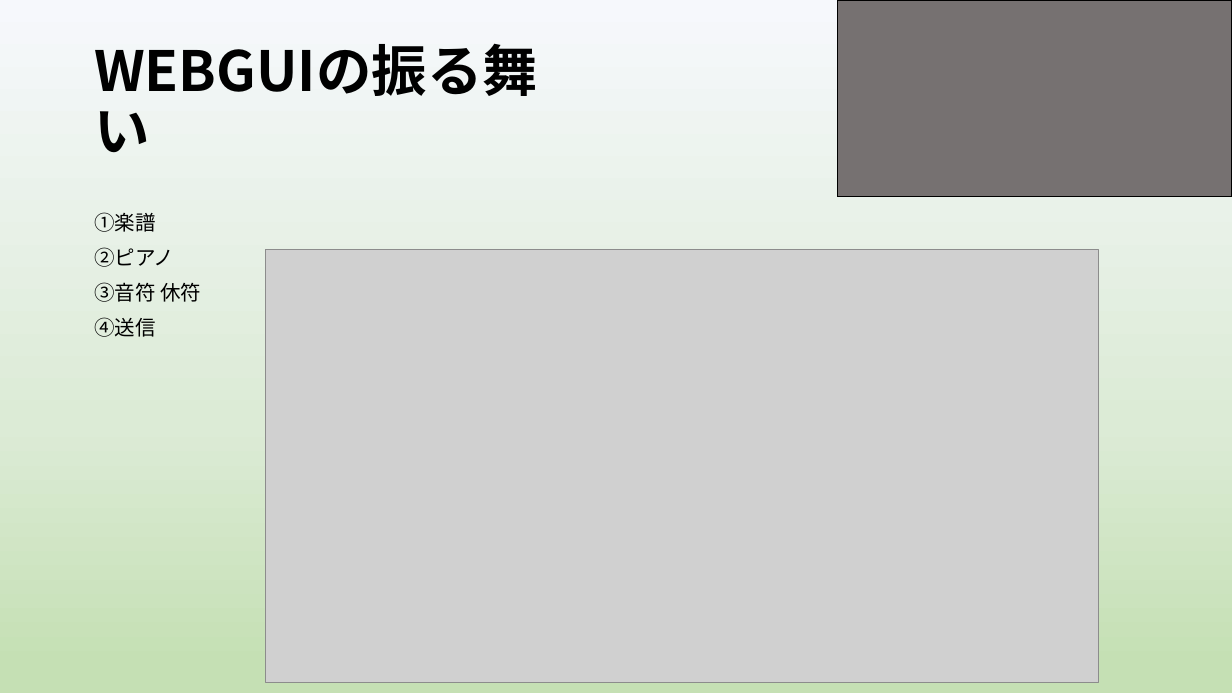
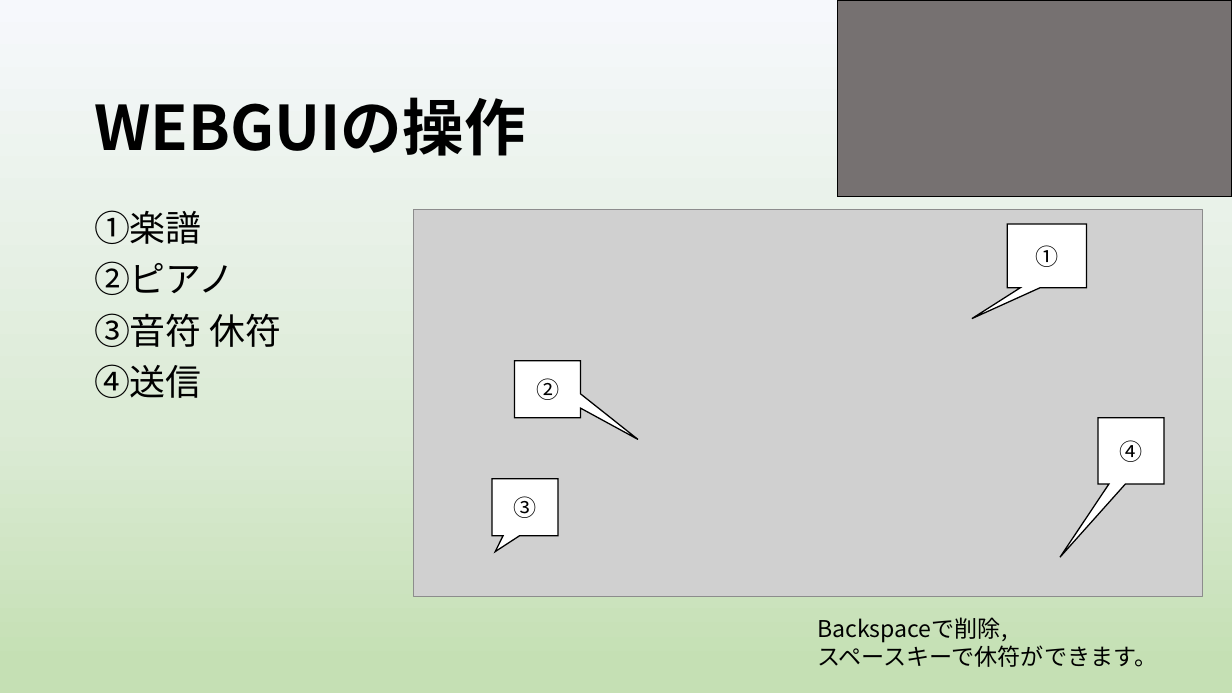
Before and after one commit to yoshitake266/bitComposer_prj, a slide deck: slide 5 of presentation/graduation/bit Composer3 .pptx. Drawn at 1232x693 pixels with LibreOffice and Linux fonts; fonts in the diff are those of the drawing; grey boxes stand for pictures. Boxes give left, top, right and bottom in pixels: in the first picture for what was removed or moved away, otherwise in the second. Text is boxed around its words. In the diff, an @@ line names an element or a change of style, - is before the commit and + after.

```diff
--- a/presentation/graduation/bit Composer3 .pptx
+++ b/presentation/graduation/bit Composer3 .pptx
@@ title at (94, 97, 526, 156): text changed; size 43.2 to 48 pt @@
-WEBGUIの振る舞い
+WEBGUIの操作
@@ text "①楽譜" at (94, 210, 282, 398): size 16 to 28 pt @@
@@ picture: place and size @@
-picture at (266, 250, 1100, 683)
+picture at (414, 210, 1202, 597)
@@ speech box added at (1007, 224, 1087, 287), fill #FFFFFF, outline #000000 1 pt, 18 pt, text #000000 @@
+①
@@ speech box added at (515, 360, 580, 418), fill #FFFFFF, outline #000000 1 pt, 18 pt, text #000000 @@
+②
@@ speech box added at (1098, 418, 1164, 484), fill #FFFFFF, outline #000000 1 pt, 18 pt, text #000000 @@
+④
@@ speech box added at (493, 479, 558, 536), fill #FFFFFF, outline #000000 1 pt, 18 pt, text #000000 @@
+③
@@ text added at (817, 617, 1157, 667), 18 pt, text #000000 @@
+Backspaceで削除,
+スペースキーで休符ができます。
```
